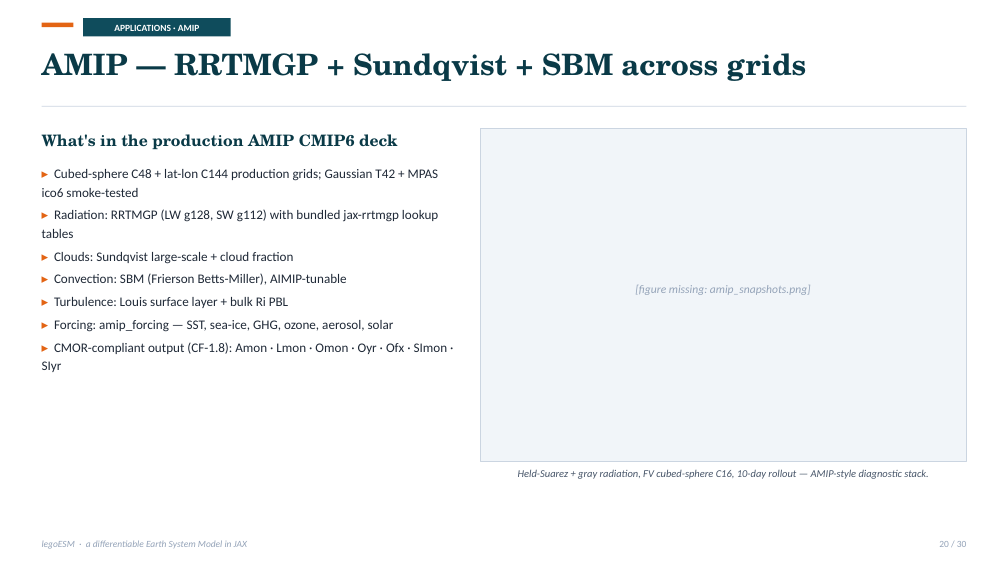
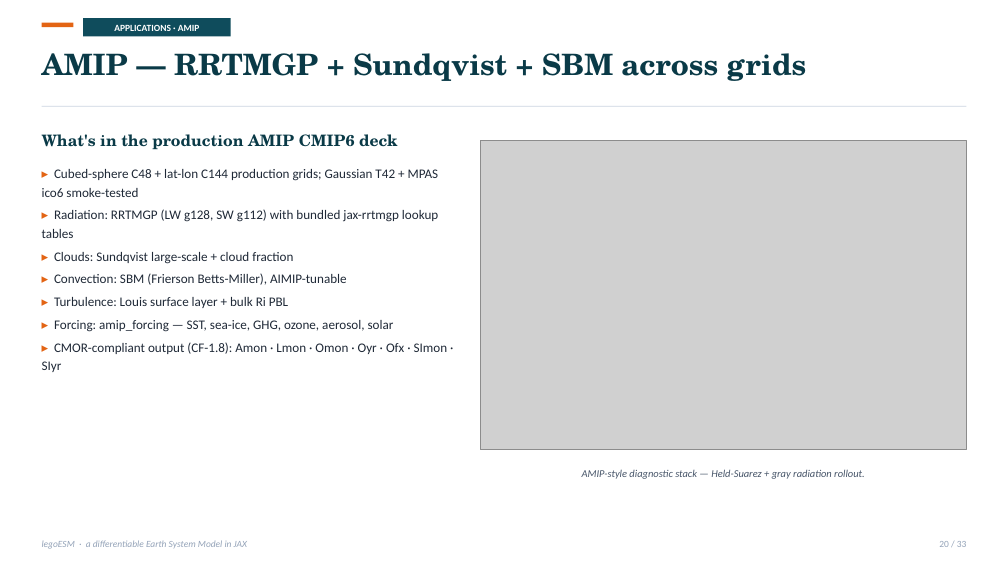
Before and after one commit to climate-federation/legoESM, a slide deck: slide 20 of legoESM_seminar.pptx. Drawn at 1008x567 pixels with LibreOffice and Linux fonts; fonts in the diff are those of the drawing; grey boxes stand for pictures. Boxes give left, top, right and bottom in pixels: in the first picture for what was removed or moved away, otherwise in the second. Text is boxed around its words. In the diff, an @@ line names an element or a change of style, - is before the commit and + after.

```diff
--- a/legoESM_seminar.pptx
+++ b/legoESM_seminar.pptx
@@ rectangle removed at box(480, 129, 966, 461) @@
@@ picture added at box(480, 140, 966, 449) @@
@@ text removed at box(635, 285, 811, 295) @@
-[figure missing: amip_snapshots.png]
@@ text at box(582, 469, 865, 479): text changed @@
-Held-Suarez + gray radiation, FV cubed-sphere C16, 10-day rollout — AMIP-style diagnostic stack.
+AMIP-style diagnostic stack — Held-Suarez + gray radiation rollout.
```
Also in this commit, not shown: 27 other slides changed, 3 slides added, 5 other files.
